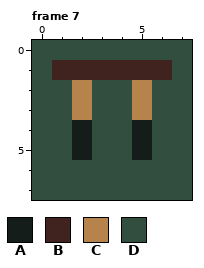
Pixel-art file -- Assets/Art/raw/background_items.aseprite. That is the earlier state.
8x8 pixels, 7 frames. Shown: frame 7.
Palette (. is transparent): A #151d1a  B #40231e  C #b6834c  D #314e3f
Pixels before, frame 7, first column x 0:
0 DDDDDDDD
1 DBBBBBBD
2 DDCDDCDD
3 DDCDDCDD
4 DDADDADD
5 DDADDADD
6 DDDDDDDD
7 DDDDDDDD
After:
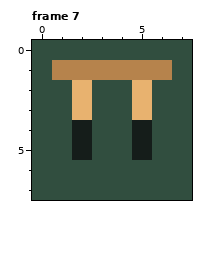
The author wrote: Improve lever background tile
The exact change:
Colour B changes from #40231e to #b6834c.
Colour C changes from #b6834c to #e8b26f.
